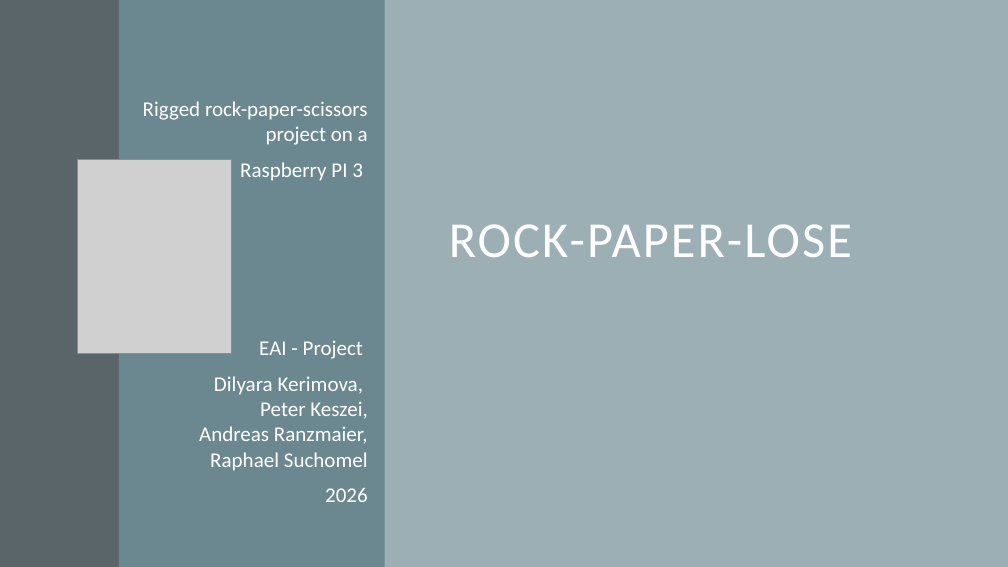
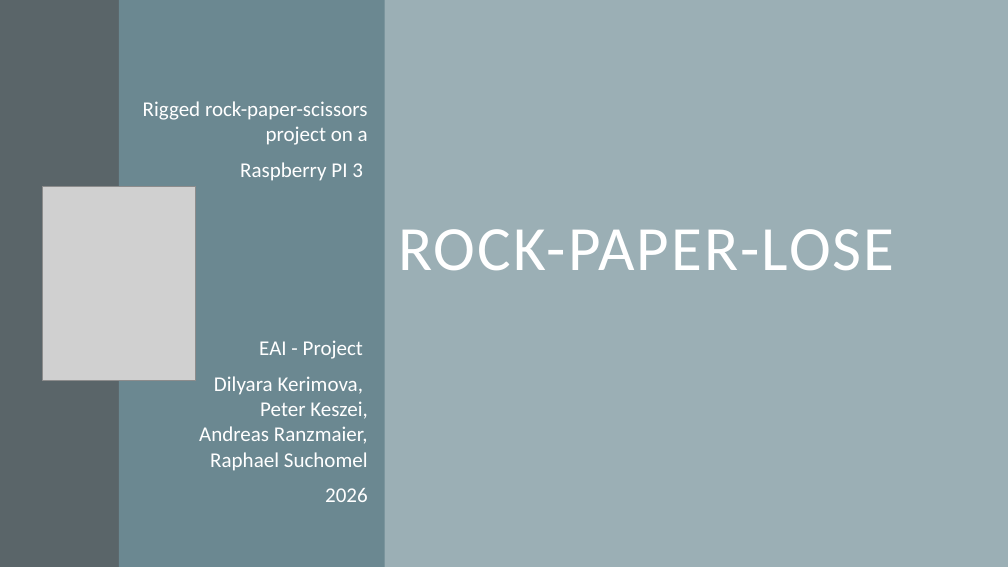
Before and after one commit to andreasranzmaier/EAI_Rock_Paper_Lose, a slide deck: slide 1 of presentation.pptx. Drawn at 1008x567 pixels with LibreOffice and Linux fonts; fonts in the diff are those of the drawing; grey boxes stand for pictures. Boxes give left, top, right and bottom in pixels: in the first picture for what was removed or moved away, otherwise in the second. Text is boxed around its words. In the diff, an @@ line names an element or a change of style, - is before the commit and + after.

```diff
--- a/presentation.pptx
+++ b/presentation.pptx
@@ title "ROCK-PAPER-LOSE": place and size @@
-title "ROCK-PAPER-LOSE" at bbox=[449, 224, 852, 257]
+title "ROCK-PAPER-LOSE" at bbox=[398, 229, 894, 271]
@@ title "ROCK-PAPER-LOSE" at bbox=[398, 229, 894, 271]: size 48 to 60 pt @@
@@ picture: place and size @@
-picture at bbox=[78, 160, 231, 353]
+picture at bbox=[42, 187, 196, 380]
```
Also in this commit, not shown: 7 other slides changed, 2 slides added, 1 other file.
